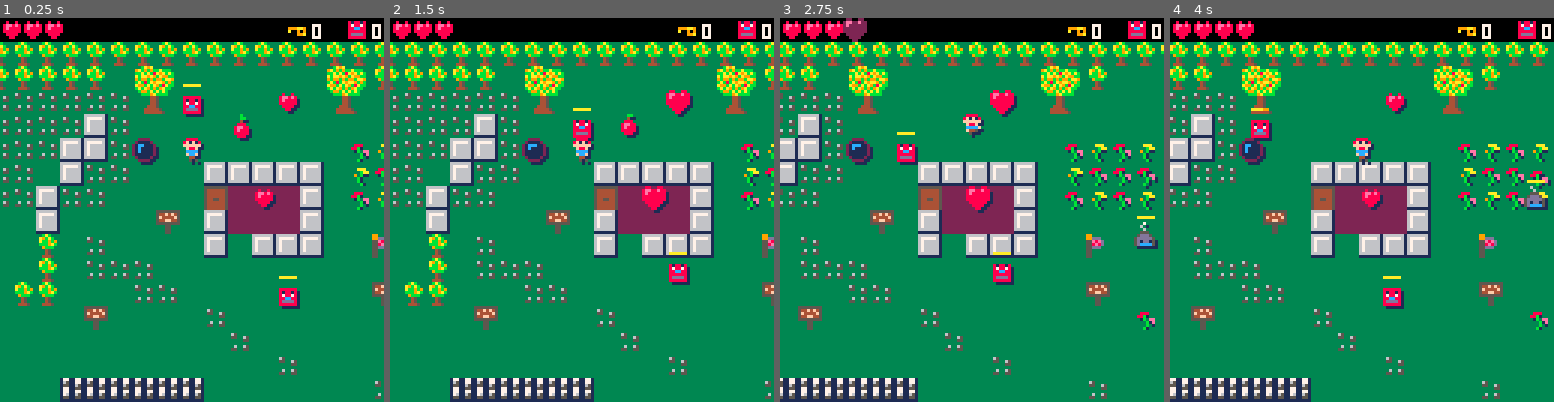
Above: before the commit, frames 1-4 (left to right).
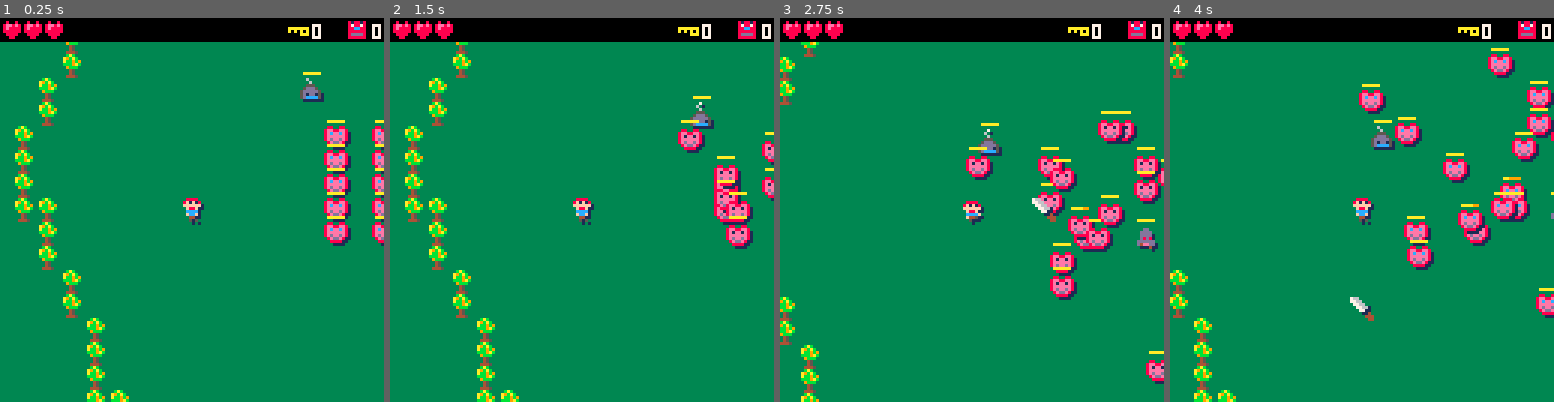
Above: after the commit, the same moments.

Repository: sdegutis/shepherdgame.com
Game: PICO-8 cartridge harbinger.p8
Two runs of this game, one before a commit and one after it. Both use one fixed random seed, a clock stepped at 60 frames per second and the inputs below.
Inputs:
- Up to frame 1 (0.25 s): no input
- Up to frame 2 (1.5 s): tap X (X key) at 0.33, 1.07 s; tap O (Z key) at 0.7 s
- Up to frame 3 (2.75 s): hold Right 1.6-2.1 s; tap O (Z key) at 1.7, 2.1, 2.5 s; tap X (X key) at 1.85 s; hold Up 2.15-2.42 s; hold Right from 2.47 s (still down)
- Up to frame 4 (4 s): tap O (Z key) at 2.9, 3.3, 3.7 s; tap X (X key) at 2.97 s; release Right at 3.03 s; hold Left 3.08-3.58 s; hold Down 3.63-3.97 s

The runs differ from the first frame. In frame 1, 29% of the frame differs, in the area x 0-100%, y 2-100%; in frame 2, 29%; in frame 3, 28%; in frame 4, 28%.

Commit message:
Abigail's changes

Diff:
--- a/harbinger.p8
+++ b/harbinger.p8
@@ -967,14 +967,14 @@
 
 
 __gff__
-0000010200000001000400000400000000000001000800010100020202020303000000080010000101030202020203030000008000000000002000000000000000000000000000000000000000000000000000000000000000000000000000000000000000000000000000000000000000000000000000000000000000000000
+0000010200000001000400000400000000000001000800010100020202020303000000080010000101030202020203030000008000000000002000000000000004010808040000080008000800000000000000000000000000000000000000000000000000000000000000000000000000000000000000000000000000000000
 0000000000000000000000000000000000000000000000000000000000000000000000000000000000000000000000000000000000000000000000000000000000000000000000000000000000000000000000000000000000000000000000000000000000000000000000000000000000000000000000000000000000000000
 __map__
 0707070707070707070707070707070707070707070707070707070707070707070700070707070707070000000007070707070707070000000000000707070700070707070707070707070707070707070707000000000000000007070707070707070707070707070707070707070707070707070707070707070000070707
 0707070707070707070707070017180000000000001718070000000000000007070707070707000000000707070700000000000007070707070707070000000007000000000000000000000000000000000000070707070707070700000007070000000007070707070000000000000000000000000000000000000707070007
 0703030303030303030303030327281500000009002728000000000000000000070700000000000000000000000000000000000000000000000000000000000007000000000000000000000000000000000000000000000000000000000007000000000000000000000000000000000000000000000000000000000000070707
 07030309030303030303030203000000000c0000000000000000000000000000000700000000000000000000000000000000000000000000000000000000000007000000000000000000000000000000000000000000000000000000000007000000000000000000000000000000000000000000000000000000000000000700
-07030303030303030303020203330001000000000000190b190b000000000000000700000000000000000000000000000000000000000000000000000000000007000000000000000000000000000000000000000000000000000000000007000000000000000000000000000000000000000000000000000000000000000700
+07030303030303030303020203330000000000000000190b190b000000000000000700000000000000000000000000000000000000000000000000000000000007000000000000000000000000000000000000000000000000000000000007000000000000000000000000000000000000000000000000000000000000000700
 070303030303030303000203030000000202020202000b191925000000000000000700000000000000000000000000000000000000000000000000000000000007070000000000000000000000000000000000000000000000000000000000070000000000000000000000000000000000000000000000000000000000070700
 07020202020203030302030300000000060509050200190b190b000000000000070700000000000000000000000000000033000000000000000000000000000000070700000000000000000000000000000000000000000000000000000000070000000000000000000000000000000000000000000000000000000000070000
 07000017180000000002000000000e0002050505020000000000000000000000070000000000000000000000000000000000000000000000000000000000000000000700000000000000000000000000000000000000000000000000000000070700000000000000000000000000000000000000000000330000000000070000
@@ -982,22 +982,22 @@
 0700001718000000000700030303000000000000000000000000000000000007001900000000000000000000000000000000000000000000000000000000000000000007000000000000000000000000000000000000000000000000000000000700000000000000000000000000000000000000000000000000000000070000
 07000027281718000707000000030300000000150000000e0000000000000007000000000000000000000000000000000000000000000000000000000000000000000707000000000000000000003300000000000000000000000000000000000007000000000000000015000000000000000000000000000000000000000700
 07000000002728000000000e0000000003000000000000000019000000000007070017180000000000001a391d1b00000000000000000000000000000000000000070700000000000000000000000000000000000000000000000000000000000007000000000000000000000000000000000000000000000000000000000700
-07000000000000000000000000000000000300000000000000000000000000000700272800000000001a1e29291f1b000000000000001500000000000000000000070000000000000000000000000000000000000000000000230000000000000007000000000000000000000000000000000000000000000000000000000700
-070000000000250000000000000000000000000300000000000000000000000007000000000000001a1e292929291f1b0000000000000000000000000000000007000000000000000000000000000000000000000000000000000000000000000007000000000000000000000000000000000000000000000000000000000007
-070000000000000000001313131313130000000000000003000000000000000007000000000000001c2929292929292d0000000000000000000000000000000007000000000000000000000000000000000000000000000000000000000000000007000000000000000000000000000000000000000000000000000000000007
-070000190000000000001314000000131313131300000000000300000000000007000000000000001c2929292929292d0000000000000000000000000000000700000000000000000000230000000000000000000000000000000000000000000700000000000000000000000000000000000000000000000000000000000007
-070000000000000000001300000000130000001313131313000003000003000007000000000000002a2e292929292f2b0000000000000000000000000000000700000000000000000000000000000000150000000000000000000000000000000700000000000000000000000000000000000000000000000000000000000007
-07070000000000000000131313130000000000000000001313000000000303030700000000000000001c292929292d000000000000000000000000000000070000000000000000000000000000000000000000000000000000000000000000070000000000000000000000000000000000000000000000000000000000000007
-07070000000000002500000000131313130000130000001413000000000000000703030303030300001c292929292d000000000000000000000000000000070000000000000000000000000000000000000000000000000000000000000000070000000000000000000000000000000015000000000000000000000000000007
-07070000000000000000000000001300131300130000000013000000000000000700000000000000002a2e29292f2b000000000000000000000000000000070000000000000000000000000000000000000000000000000000000000000000070000000000000000000000000000000000000000000000000000000000000007
-0707000000000000000000000000130000000000130000001300000000000000070000000000030000002a2c2c2b00000000000000000000000000000000070700000000000000000000000000000000000000000000000000000000000000070000000000000000000000000000000000000000000000000000000000000007
-0700000000000000000000000000000000000000131313130000000000000000070000000000000000000000000000000000000000000000000000000000000700000000000000000000000000000000000000000000000000000000000000070000000000000000000000000000000000000000000000000000000000000007
-0700000000000000000000000000130000000000000e13000000000000000000070000000000000003030303030303000000000000000000001500000000000700000000000000000000000000000000000000000000000000000000000000070000000000000000000000000000002300000000000000000000000000000007
-0700000000000000000000000000131300000000001313000000000000000000070000000000000000000000000000000000000000000000000000000000000007000000000000000000000000000000000000000000000000000000000000070000000000000000000000000000000000000000000000000000000000000007
-0700000000000000000000000000001313000000001300000000000000000000070000000000000000000000000000000000000000000000000000000000000007000000000000000000000000000000000000000000000000000000000000070000000000000000000000000000000000000000000000000000000000000007
-0700000000000000000000000000000000131313130000000000000000000000070000000000000000000000000000000000000000000000000000000000000000070000000000000000000000000000000000000000000000000000000000070000000000000000000000000000000000000000000000000000000000000707
-0700000000000000000000000000000000000000000000000000000000000000070000000000000000000000000000000000230000000000000000000000000000070000000000000000000000000000000000000000000000000000000007000000000000000000000000000000000000000000000000000000000000000707
-0700000000000000000000000000000000000000004242424200000000000000070000000000000000000000000000000000000000000000000000000000000000070000000000000000000000000000000000000000000000000000000007000000000000000000000000000000000000000000000000000000000000000707
+0700000000000000000000000000000000030000000000000000000000000000070000000000000000000000000000000023232323231500000000000000000000070000000000000000000000000000000000000000000000230000000000000007000000000000000000000000000000000000000000000000000000000700
+0700000000002500000000000000000000000003000000000000000000000000070000000000000000000000000000000000000000000000000000000000000007000000000000000000000000000000000000000000000000000000000000000007000000000000000000000000000000000000000000000000000000000007
+0700000000000000000013131313131300000000000000030000000000000000070000000000000000000000000000000000000000000000000000000000000007000000000000000000000000000000000000000000000000000000000000000007000000000000000000000000000000000000000000000000000000000007
+0700001900000000000013140000001313131313000000000003000000000000070000000000000000000000000000000000000000000000000000000000000700000000000000000000230000000000000000000000000000000000000000000700000000000000000000000000000000000000000000000000000000000007
+0700000000000000000013000000001300000013131313130000030000030000070000000000000000000000000000000000000000000000000000000000000700000000000000000000000000000000150000000000000000000000000000000700000000000000000000000000000000000000000000000000000000000007
+0707000000000000000013131313000000000000000000131300000000030303070000000000000000000000000000000000000000000000000000000000070000000000000000000000004b004b004b000000000000000000000000000000070000000000000000000000000000000000000000000000000000000000000007
+0707000000000000250000000013131313000013000000141300000000000000070000000000000000000000000000000000000000000000000000000000070000000000000000000000004b004b004b000000000000000000000000000000070000000000000000000000000000000015000000000000000000000000000007
+0707000000000000000000000000130013130013000000001300000000000000070000000000000000000000000000000000000000000000000000000000070000000000000000000000004b004b004b000000000000000000000000000000070000000000000000000000000000000000000000000000000000000000000007
+0707000000000000000000000000130000000000130000001300000000000000070000000000000000000000000000000000000000000000000000000000070700000000000100000000004b004b004b000000000000000000000000000000070000000000000000000000000000000000000000000000000000000000000007
+0700000000000000000000000000000000000000131313130000000000000000070000000000000000000000000000000000000000000000000000000000000700000000000000000000004b004b004b000000000000000000000000000000070000000000000000000000000000000000000000000000000000000000000007
+0700000000000000000000000000130000000000000e13000000000000000000070000000000000003030303030303000000000000000000001500000000000700000000000000000000000000000000000000000002020202020200000000070000000000000000000000000000002300000000000000000000000000000007
+0700000000000000000000000000131300000000001313000000000000000000070000000000000000000000000000000000000000000000000000000000000007000000000000000000000000000047004d00000002000000000200000000070000000000000000000000000000000000000000000000000000000000000007
+0700000000000000000000000000001313000000001300000000000000000000070000000000000000000000000000000000000000000000000000000000000007000000000000000000000000000000000000000000090042000200000000070000000000000000000000000000000000000000000000000000000000000007
+0700000000000000000000000000000000131313130000000000000000000000070000000000000000000000000000000000000000000000000000000000000000070000000000000000000000000000004900000000000000000200000000070000000000000000000000000000000000000000000000000000000000000707
+0700000000000000000000000000000000000000000000000000000000000000070000000000000000000000000000000000230000000000000000000000000000070000000000000000000000000000000000000002020202020200000007000000000000000000000000000000000000000000000000000000000000000707
+0700000000000000000000000000000000000000004242424200000000000000070000000000000000000000000000000000000000000000000000000000000000070000000000000000000000000000004b000000004b0000000000000007000000000000000000000000000000000000000000000000000000000000000707
 0700000000000000000000000000000000000000000000000000000000000000070000000000000000000000000000000000000000000000000000000000000000070700000000000000000000000000000000000000000000000000000000070000000000000000000000000000000000000000000000000000000000000700
 0707000000000000000000000000000000000000004543444600000000000000070000000000000000000000000000000000000000000000000000000000000000000700000000000000000000000000000000000000000000000000000000070000000000000000000000000000000000000000000000000000000000000700
 0707000000000000000000000000000000000000004553544600000000000007070000000000000000000000000000000000000000000000000000000000000000000700000000000000000000000000000000000000000000000000000000000700000000000000000000000000000000000000000000070707000007070700
Not shown, changed: 19 lines of the sprite sheet (__gfx__) section of harbinger.p8
